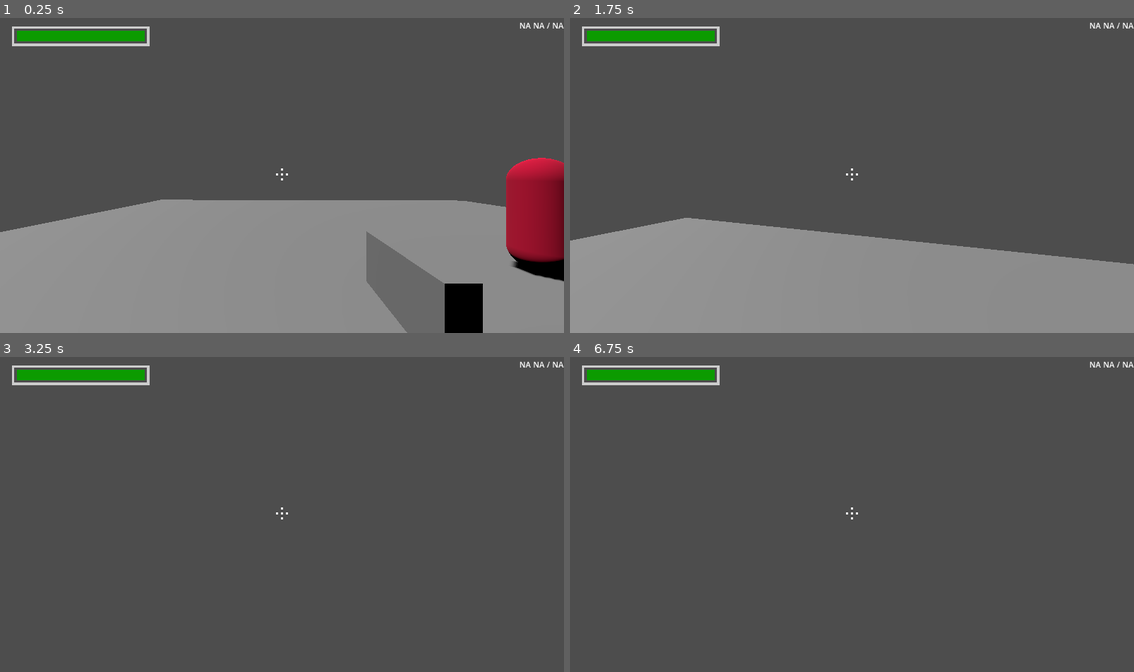
Above: before the commit, frames 1-4 (two rows, left to right).
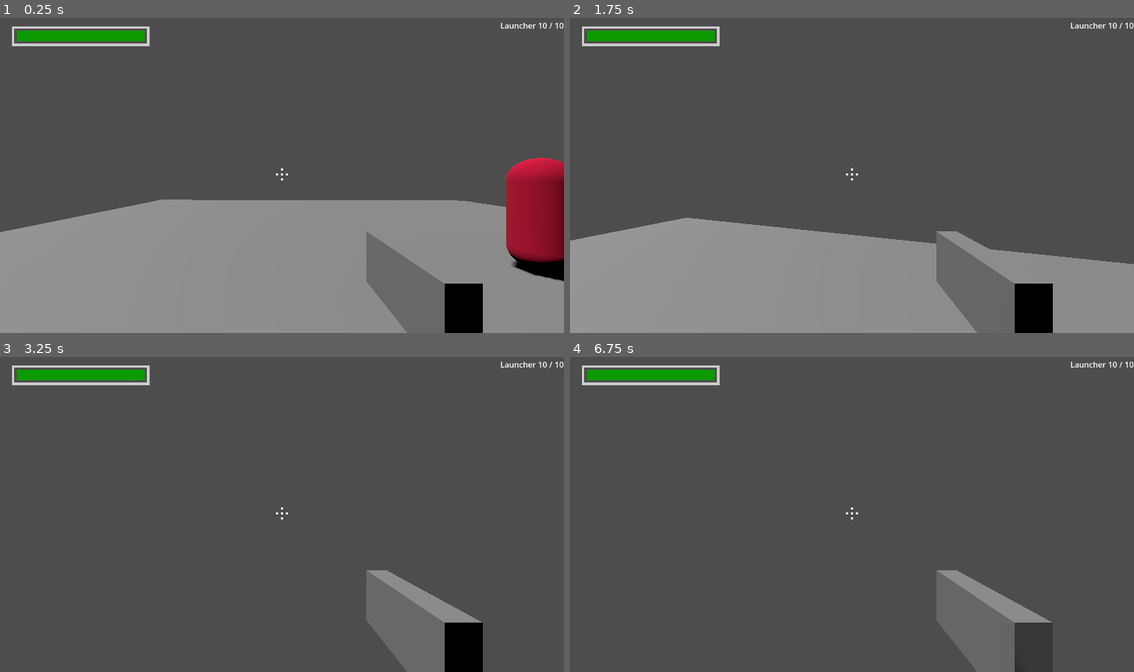
Above: after the commit, the same moments.

Repository: HarryLBonGithub/Harrys-Godot-Tools
Game: Godot game, scene res://Testing Rooms/testing_room_alpha.tscn
Two runs of this game, one before a commit and one after it. Both use one fixed random seed, a clock stepped at 60 frames per second and the inputs below. The project has no main scene, so this scene is started directly.
Inputs (mouse positions are in pixels of both pictures, inside the frame that each line leads up to):
- Up to frame 1 (0.25 s): no input
- Up to frame 2 (1.75 s): tap Enter at 0.5 s; move the mouse to (880, 172) at 0.52 s; hold W (move_forward) from 0.53 s (still down); tap Mouse wheel down (scroll_down) at 0.6, 1.55 s; tap Space (jump) at 0.77, 1.52 s; tap Mouse wheel up (scroll_up) at 0.8, 1.35 s; move the mouse to (823, 175) at 1.27 s
- Up to frame 3 (3.25 s): keep holding W (move_forward); move the mouse to (293, 508) at 2.02 s; hold Ctrl (crouch) 2.03-2.78 s; tap Mouse wheel up (scroll_up) at 2.3 s; tap Space (jump) at 2.75, 3.02 s; move the mouse to (276, 517) at 2.77 s; tap F (flashlight) at 2.85 s; tap Mouse wheel down (scroll_down) at 3.05 s
- Up to frame 4 (6.75 s): tap Enter at 3.5, 5 s; move the mouse to (891, 517) at 3.52 s; tap E (interact) at 3.6 s; tap Space (jump) at 3.77, 4.25, 4.52, 5.75, 6.02 s; tap Mouse wheel up (scroll_up) at 3.8, 5.3, 5.85 s; move the mouse to (806, 508) at 4.27 s; tap Shift (run) at 4.35 s; tap Mouse wheel down (scroll_down) at 4.55, 5.1, 6.05 s; move the mouse to (857, 514) at 5.02 s; move the mouse to (829, 508) at 5.77 s; release W (move_forward) at 5.78 s; hold D (move_right) 5.78-6.53 s; move the mouse to (880, 511) at 6.52 s; press the mouse at (880, 511) at 6.53 s; hold W (move_forward) from 6.53 s (still down)

The runs differ from the first frame. In frame 1, 0.1% of the frame differs, in the area x 88-100%, y 1-4%; in frame 2, 4.1%; in frame 3, 4.8%, in the area x 64-100%, y 1-100%; in frame 4, 3.2%.
Error before the commit: Invalid access of index '2' on a base object of type: 'Array[Node]'. (res://Organizers/Hand/hand.gd:57)

Commit message:
clean up hand cycle logic
- cycling through "belt" inventory will now go all the way to the beginning or the end if they scroll to the end of the list

Diff:
--- a/Organizers/Hand/hand.gd
+++ b/Organizers/Hand/hand.gd
@@ -28,7 +28,9 @@
 
 	if Input.is_action_pressed("use_tool"):
 		updateUI()
+
 	cycleUp()
+	cycleDown()
 
 func updateUI():
 	if !ammoUI:
@@ -54,6 +56,22 @@
 		belt[activeTool].active = false
 		belt[activeTool].visible = false
 		activeTool +=1
+		if activeTool == len(belt):
+			activeTool = 0
 		belt[activeTool].active = true
 		belt[activeTool].visible = true
 		updateUI()
+
+func cycleDown():
+	if len(belt) < 1:
+		return
+
+	if Input.is_action_just_released("scroll_down"):
+		belt[activeTool].active = false
+		belt[activeTool].visible = false
+		activeTool -=1
+		if activeTool < 0:
+			activeTool = len(belt) - 1
+		belt[activeTool].active = true
+		belt[activeTool].visible = true
+		updateUI()
--- a/Props/Handhelds/Projectile Launcher/projectile_launcher.tscn
+++ b/Props/Handhelds/Projectile Launcher/projectile_launcher.tscn
@@ -1,18 +1,20 @@
-[gd_scene load_steps=4 format=3 uid="uid://dim0l6a2xqttt"]
+[gd_scene load_steps=5 format=3 uid="uid://dim0l6a2xqttt"]
 
 [ext_resource type="Script" path="res://Props/Handhelds/Projectile Launcher/projectile_launcher.gd" id="1_gxvem"]
 [ext_resource type="PackedScene" uid="uid://b2aexqm1egw0n" path="res://Props/Projectiles/Bullet Projectile/bullet_projectile.tscn" id="2_cojhq"]
+[ext_resource type="PackedScene" uid="uid://cvc7fwcb2lppn" path="res://Properties/Ammo/ammo.tscn" id="3_732gp"]
 
 [sub_resource type="BoxMesh" id="BoxMesh_ndi02"]
 size = Vector3(0.1, 0.25, 0.5)
 
-[node name="ProjectileLauncher" type="Node3D" node_paths=PackedStringArray("ammoNode")]
+[node name="ProjectileLauncher" type="Node3D"]
 script = ExtResource("1_gxvem")
 projectile = ExtResource("2_cojhq")
-ammoNode = NodePath("")
 
 [node name="MeshInstance3D" type="MeshInstance3D" parent="."]
 mesh = SubResource("BoxMesh_ndi02")
 
 [node name="Barrel" type="Node3D" parent="."]
 transform = Transform3D(1, 0, 0, 0, 1, 0, 0, 0, 1, 0, 0.0434716, -0.286731)
+
+[node name="Ammo" parent="." instance=ExtResource("3_732gp")]
